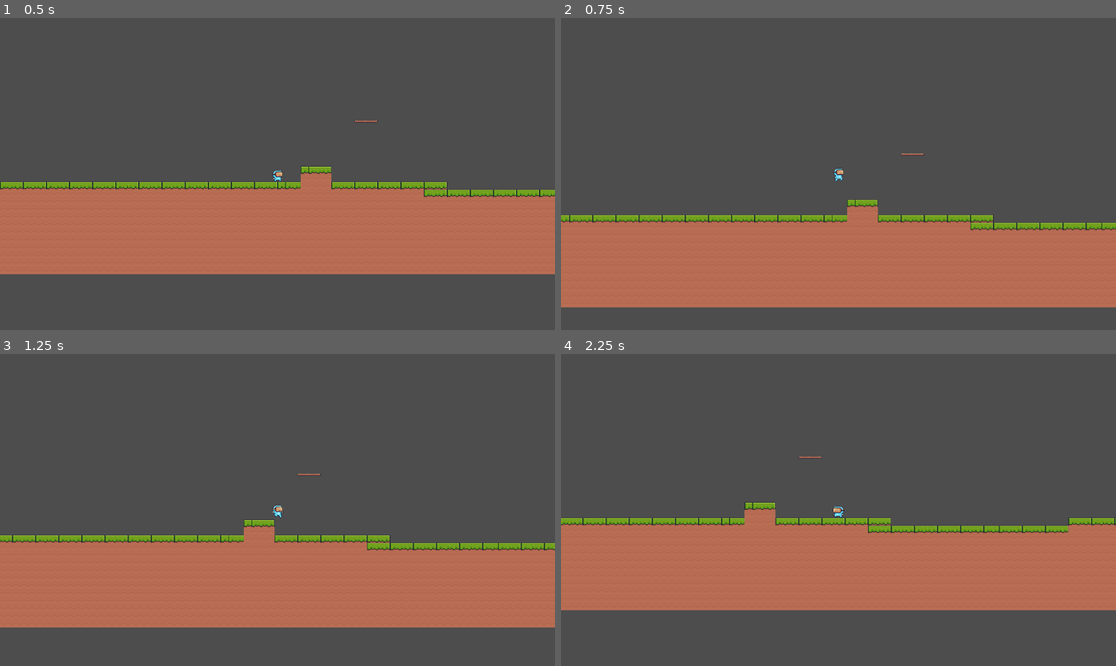
Above: before the commit, frames 1-4 (two rows, left to right).
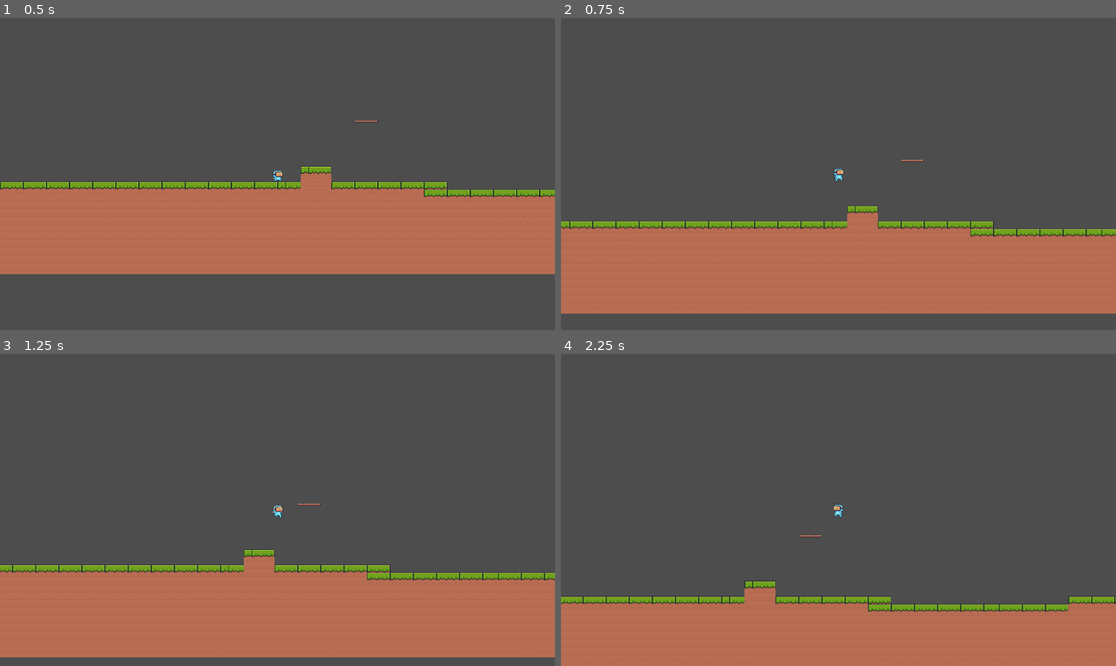
Above: after the commit, the same moments.

Repository: lllindemann/2D-Jump-n-Run-Godot
Game: Godot game, scene res://scenes/main.tscn
Two runs of this game, one before a commit and one after it. Both use one fixed random seed, a clock stepped at 60 frames per second and the inputs below.
Inputs:
- Up to frame 1 (0.5 s): no input
- Up to frame 2 (0.75 s): tap Enter (ui_accept) at 0.5, 0.6 s; hold Right (ui_right) from 0.53 s (still down)
- Up to frame 3 (1.25 s): keep holding Right (ui_right); tap Enter (ui_accept) at 0.77, 1.07 s
- Up to frame 4 (2.25 s): tap Enter (ui_accept) at 1.35, 1.52, 1.82, 2.1 s; release Right (ui_right) at 2.03 s; hold Left (ui_left) from 2.03 s (still down)

Frame 1 is identical in both runs. In frame 2, 6.4% of the frame differs, in the area x 0-100%, y 43-95%; in frame 3, 22%; in frame 4, 45%, in the area x 0-100%, y 32-100%.

Commit message:
feat: double jump

Diff:
--- a/scenes/player/player_controller.gd
+++ b/scenes/player/player_controller.gd
@@ -13,6 +13,9 @@
 
 # default values for jump and spawn behaviour
 var spawn_pos : Vector2 = Vector2.ZERO
+var can_double_jump : bool = true
+var just_double_jumped : bool = false
+
 
 ### Life-Cycle Functionality ###
 # called when main player has been added to the scene
@@ -26,10 +29,16 @@
 
 # physics processing - actions processed on every frame
 func _physics_process(delta):
+	# reset just_double_jumped flag
+	just_double_jumped = false
 
 	# gravity and fall behaviour
 	velocity.y += GRAVITY * delta
 	velocity.x = lerp(velocity.x, 0.0, FRICTION * delta)
+
+	# reset double jump on floor
+	if is_on_floor() and velocity.y >= 0:
+		can_double_jump = true
 
 	# main movement process
 	get_input()
@@ -56,6 +65,10 @@
 	else:
 		_sprite2d.play("idle", 1)
 
+
+
+
+
 ### Input Logic ###
 func get_input():
 	var cur_speed = abs(velocity.x)
@@ -72,6 +85,11 @@
 	if Input.is_action_just_pressed("ui_accept"):
 		if is_on_floor():
 			jump()
+		elif can_double_jump:
+			jump()
+			can_double_jump = false
+			just_double_jumped = true
+
 
 func jump():
 	velocity.y = -JUMP_SPEED
